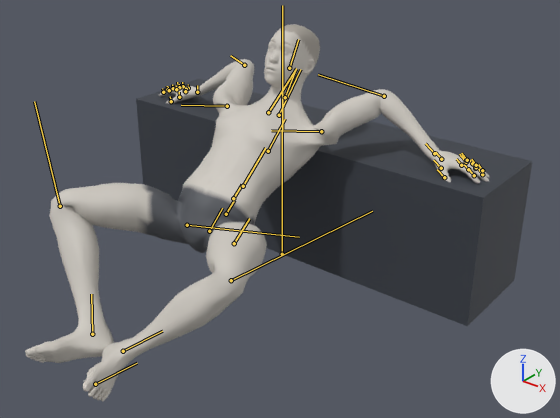
What one commit did to the glTF model exports/frog-hip-thrust.glb.
The view is the same before and after, from a camera (50 mm lens) standing at (1.69, -2.13, 1.51) and looking at (0.19, -0.26, 0.36). Arrows for +X, +Y and +Z are at lower right; the lights stay in place. The older version comes first. Both versions are drawn at frame 22 of the action 'frog-hip-thrust'; the numbers are the values there. The bones that change, and the others that lie on the model, are drawn over the model as lines.

Names of what the first picture shows: 'Mesh_0', 'bench'.
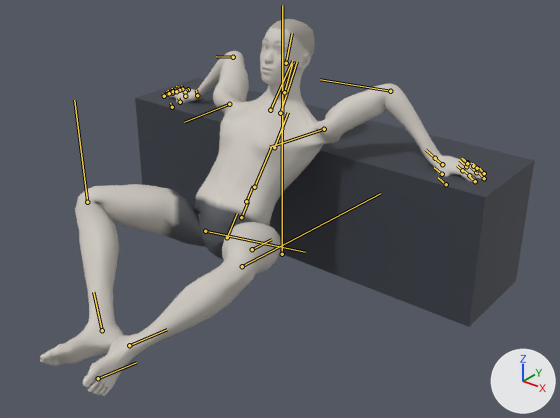
ob_props is not drawn itself; it is the parent of ob_bench.

The change in detail:
Bone 'pelvis' (bone_pelvis) moves from (0.404, -0.708, 0.0) to (0.314, -0.771, 0.0).
Bone 'pelvis' (bone_pelvis) turns from (0, 0, 49) to (0, 0, 37) degrees about its own x, y and z.
Bone 'upperarm_l' (bone_upperarm_l) turns from (9, 53, -113) to (10, 40, -116) degrees about its own x, y and z.
Bone 'lowerarm_l' (bone_lowerarm_l) turns from (7, -38, 20) to (8, -36, 21) degrees about its own x, y and z.
Bone 'hand_l' (bone_hand_l) turns from (-7, 59, 21) to (7, 72, 35) degrees about its own x, y and z.
Bone 'upperarm_r' (bone_upperarm_r) turns from (-9, -53, -113) to (-10, -40, -116) degrees about its own x, y and z.
Bone 'lowerarm_r' (bone_lowerarm_r) turns from (-7, 38, 20) to (-8, 36, 21) degrees about its own x, y and z.
Bone 'hand_r' (bone_hand_r) turns from (7, -59, 21) to (-7, -72, 35) degrees about its own x, y and z.
Bone 'neck_01' (bone_neck_01) turns from (0, 0, -12) to (0, 0, -10) degrees about its own x, y and z.
Bone 'thigh_l' (bone_thigh_l) turns from (39, 32, 82) to (33, 33, 99) degrees about its own x, y and z.
Bone 'calf_l' (bone_calf_l) turns from (-10, 5, -104) to (-8, 5, -98) degrees about its own x, y and z.
Bone 'foot_l' (bone_foot_l) turns from (-2, 2, 11) to (-3, 12, -5) degrees about its own x, y and z.
Bone 'thigh_r' (bone_thigh_r) turns from (-39, -32, 82) to (-33, -33, 99) degrees about its own x, y and z.
Bone 'calf_r' (bone_calf_r) turns from (10, -5, -104) to (8, -5, -98) degrees about its own x, y and z.
Bone 'foot_r' (bone_foot_r) turns from (2, -2, 11) to (3, -12, -5) degrees about its own x, y and z.

Boxes [x1, y1, x2, y2] around the edits, measured in the pictures (560 x 418 px):
'Mesh_0', posed
    before: [25, 24, 490, 401]
    after: [40, 19, 486, 396]
'bench', posed
    before: [136, 79, 532, 326]
    after: [135, 78, 535, 327]
bone 'pelvis', root to tip
    before: (209, 231) to (222, 208)
    after: (227, 237) to (237, 213)
bone 'upperarm_l', root to tip
    before: (321, 131) to (271, 130)
    after: (324, 129) to (270, 147)
bone 'lowerarm_l', root to tip
    before: (384, 96) to (318, 74)
    after: (390, 91) to (320, 79)
bone 'hand_l', root to tip
    before: (434, 153) to (425, 143)
    after: (435, 158) to (425, 149)
bone 'upperarm_r', root to tip
    before: (227, 106) to (181, 105)
    after: (229, 104) to (184, 122)
bone 'lowerarm_r', root to tip
    before: (244, 65) to (230, 55)
    after: (233, 57) to (216, 56)
bone 'hand_r', root to tip
    before: (197, 92) to (197, 85)
    after: (197, 95) to (196, 90)
bone 'neck_01', root to tip
    before: (285, 97) to (295, 70)
    after: (284, 92) to (292, 63)
bone 'thigh_l', root to tip
    before: (234, 243) to (249, 218)
    after: (252, 249) to (271, 239)
bone 'calf_l', root to tip
    before: (231, 280) to (372, 211)
    after: (242, 266) to (380, 193)
bone 'foot_l', root to tip
    before: (123, 351) to (162, 331)
    after: (129, 345) to (167, 329)
bone 'thigh_r', root to tip
    before: (187, 225) to (299, 237)
    after: (205, 231) to (305, 252)
bone 'calf_r', root to tip
    before: (60, 206) to (34, 101)
    after: (87, 202) to (74, 100)
bone 'foot_r', root to tip
    before: (92, 334) to (91, 294)
    after: (102, 330) to (93, 292)
